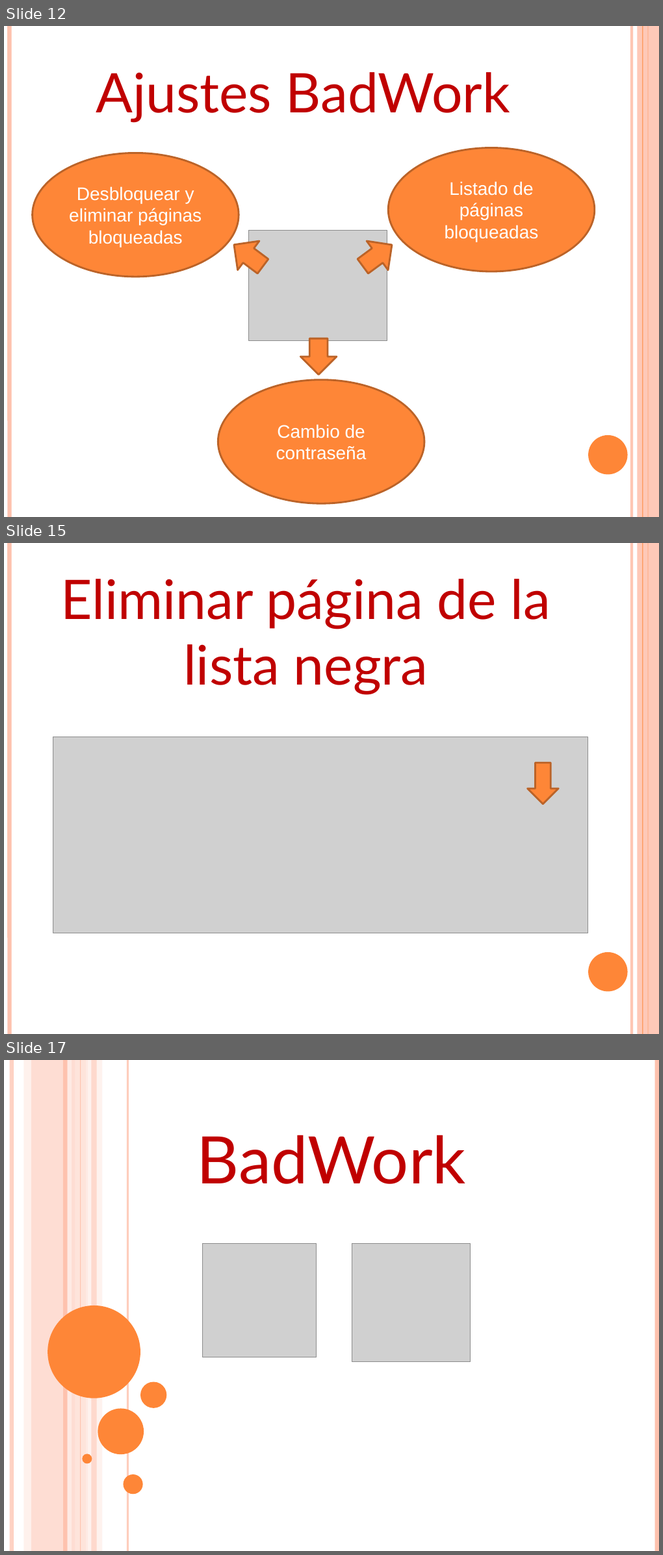
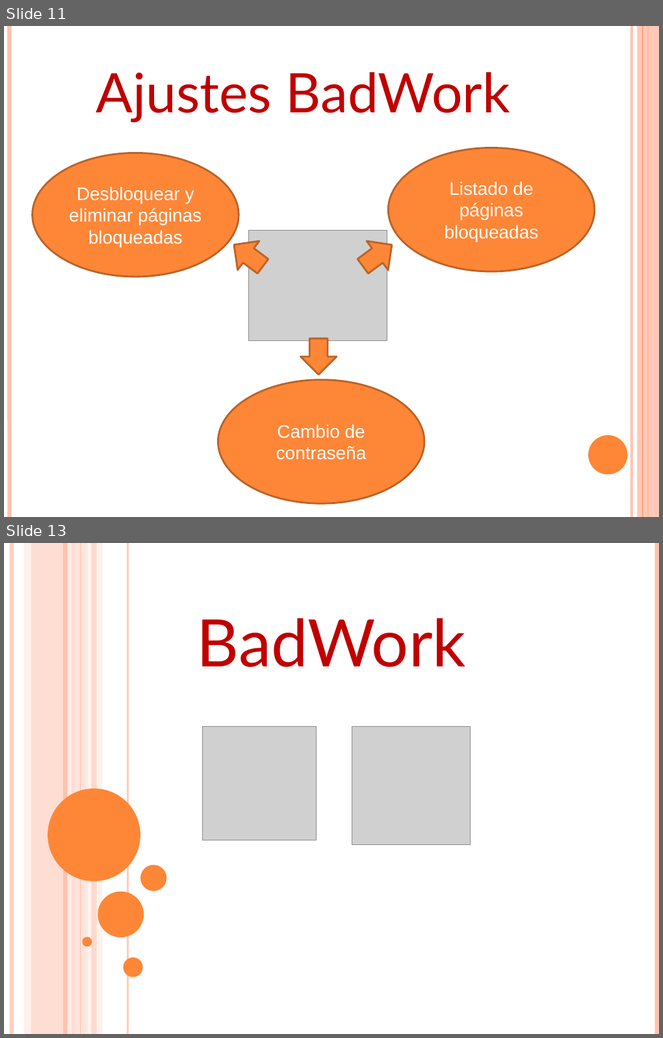
Before and after one commit to karlosDAW/badwork, a slide deck: badwork.pptx. Shown one above the other, each under a label of ours: slides 12, 15 and 17 before the commit, slides 11 and 13 after it; the slides between them are not shown. The pictures are 663x1555 and 663x1038 pixels, drawn with LibreOffice and Linux fonts; fonts in the diff are those of the drawing; grey boxes stand for pictures. Boxes give left, top, right and bottom in pixels: in the first picture for what was removed or moved away, otherwise in the second. Text is boxed around its words. In the diff, an @@ line names an element or a change of style, - is before the commit and + after.

```diff
--- a/badwork.pptx
+++ b/badwork.pptx
@@ slide 15 removed at box(4, 543, 659, 1034), background #FFFFFF; not listed: 6 template elements that a slide beside it also shows @@
@@ text removed at box(61, 579, 551, 695) @@
-Eliminar página de la lista negra
@@ picture removed at box(53, 737, 588, 933) @@
@@ down arrow removed at box(527, 763, 558, 804) @@
@@ what was slide 12 is now slide 11 @@
@@ what was slide 17 is now slide 13 @@
```
Also in this commit, not shown: 3 slides changed, 3 other slides removed, 3 other files.
